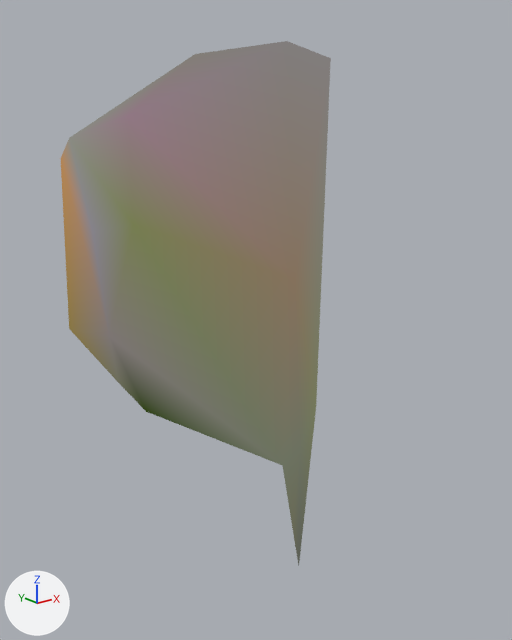
Before and after pictures for a commit that changed the glTF model TwinInspector/Assets/StreamingAssets/twin_demo/tiles/x4_y-1/lod2.glb.
One viewpoint serves both versions: a camera (50 mm lens) standing at (26.84, -7.29, 1.94) and looking at (29.71, -3.7, 0.51). Arrows for +X, +Y and +Z are at lower left; the lights stay in place. The picture after the commit comes second.

The older version as bpy lines, for what is in view:
```python
me_mesh_0 = bpy.data.meshes.new('Mesh_0')
me_mesh_0.from_pydata(...)  # 19 vertices, 28 faces; spans x 28.97..29.94, y -4.96..-2.26, z -0.48..2.2
me_mesh_0.materials.append(mat_twin_vertex_colour)
ob_mesh_0 = bpy.data.objects.new('Mesh_0', me_mesh_0)
ob_mesh_0.location = (0.0, 0.0, 0.0)
```
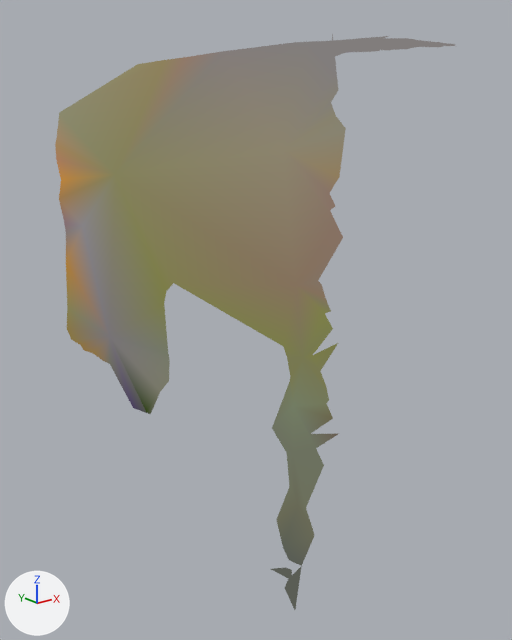
The change, as JSON lines over the scene's bpy script:
```json
{"block": "me_mesh_0", "where": "# used by ob_mesh_0; location = (0.0, 0.0, 0.0)"}
{"op": "remove", "block": "me_mesh_0", "code": "me_mesh_0.from_pydata(...)  # 19 vertices, 28 faces; spans x 28.97..29.94, y -4.96..-2.26, z -0.48..2.2"}
{"op": "add", "block": "me_mesh_0", "code": "me_mesh_0.from_pydata(...)  # 176 vertices, 198 faces; spans x 28.95..30.06, y -5.11..-1.79, z -0.73..2.2"}
{"block": "me_mesh_0", "change": "me_mesh_0 part 1"}
{"block": "me_mesh_0", "change": "17 vertices are removed from x 28.99..29.94, y -4.94..-2.26, z -0.48..2.2"}
{"block": "me_mesh_0", "change": "28 faces are deleted"}
{"block": "me_mesh_0", "change": "174 vertices are added at x 28.95..30.06, y -5.11..-1.79, z -0.73..2.2"}
{"block": "me_mesh_0", "change": "198 new faces join them"}
```

What differs and where, as boxes [x1, y1, x2, y2] in the pictures (512 x 640 px):
```json
{"object": "Mesh_0", "change": "reshaped", "before": [61, 41, 331, 566], "after": [55, 34, 455, 610], "on screen": "48% wider, 10% taller"}
```
